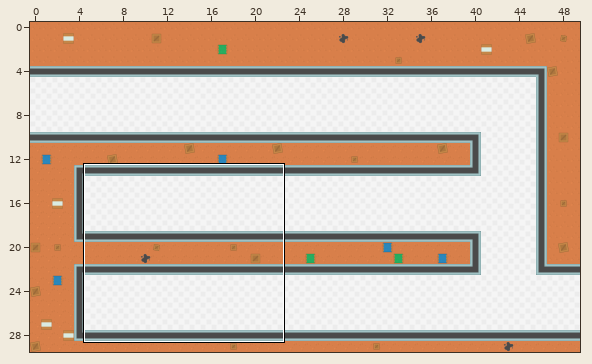
Tiled map: maps/level2.tmx. Above: a wide view before the commit, with the close-up outlined.
Close-up. Earlier state:
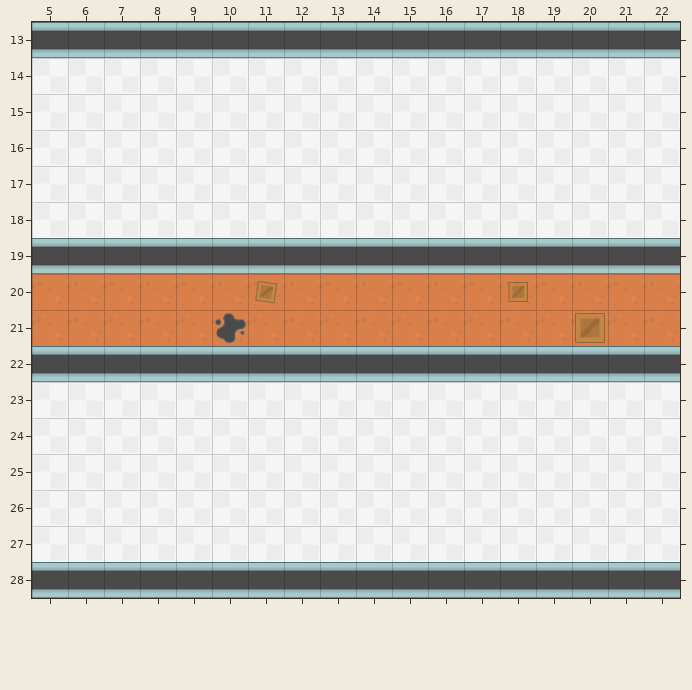
Cells are 64x64 px. Shown: x 5..22, y 13..28. The commit also changed other parts of the map, which this record leaves out.
After the commit:
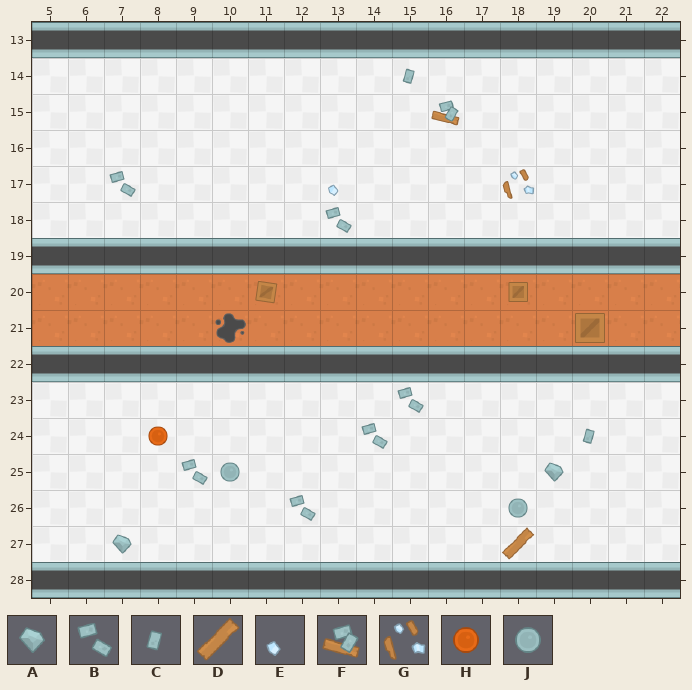
Key: from "spritesheet_tiles": A 237, B 261, C 262, D 264, E 290, F 291, G 292, H 315, J 316.
_ is an empty cell.
From old to new:
{"where": "layer \"decorations\""}
{"y":14,"x":15,"old":"_","new":"C"}
{"y":15,"x":16,"old":"_","new":"F"}
{"y":17,"x":7,"old":"_","new":"B"}
{"y":17,"x":13,"old":"_","new":"E"}
{"y":17,"x":18,"old":"_","new":"G"}
{"y":18,"x":13,"old":"_","new":"B"}
{"y":23,"x":15,"old":"_","new":"B"}
{"y":24,"x":8,"old":"_","new":"H"}
{"y":24,"x":14,"old":"_","new":"B"}
{"y":24,"x":20,"old":"_","new":"C"}
{"y":25,"x":9,"old":"__","new":"BJ"}
{"y":25,"x":19,"old":"_","new":"A"}
{"y":26,"x":12,"old":"_","new":"B"}
{"y":26,"x":18,"old":"_","new":"J"}
{"y":27,"x":7,"old":"_","new":"A"}
{"y":27,"x":18,"old":"_","new":"D"}
